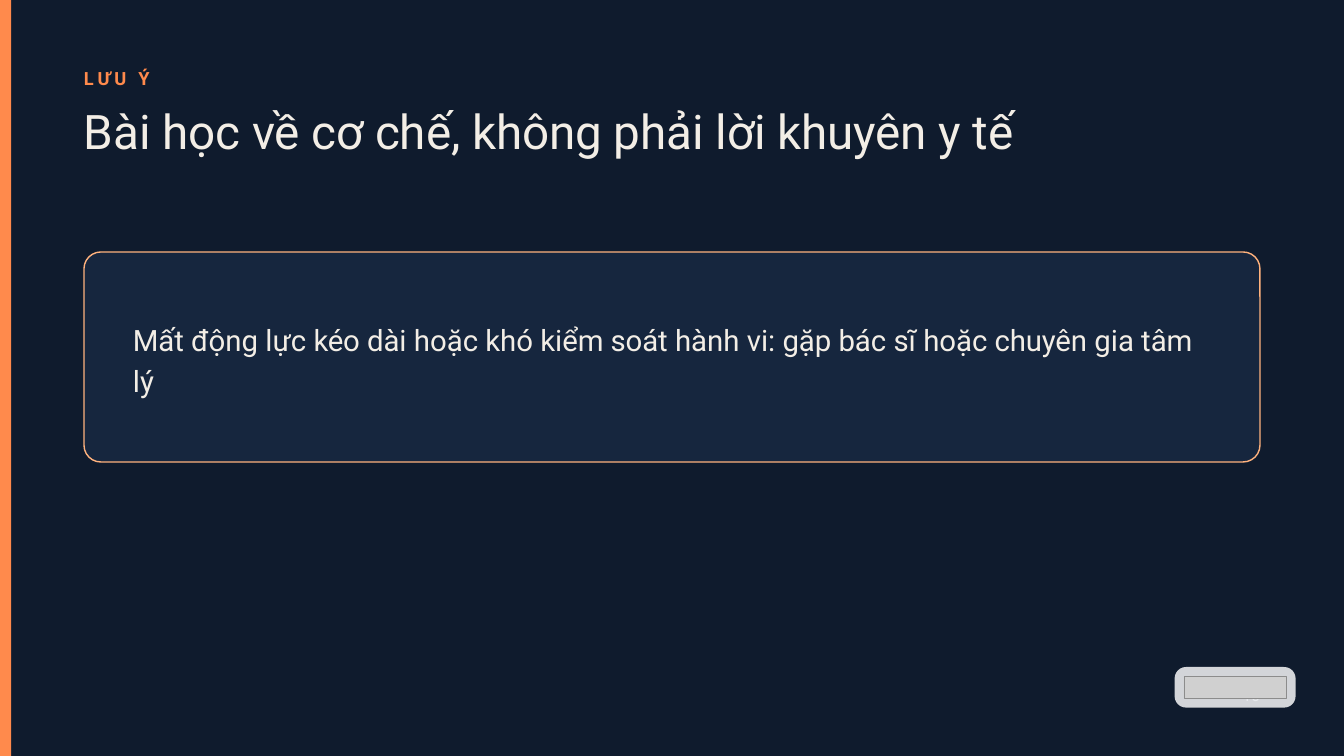
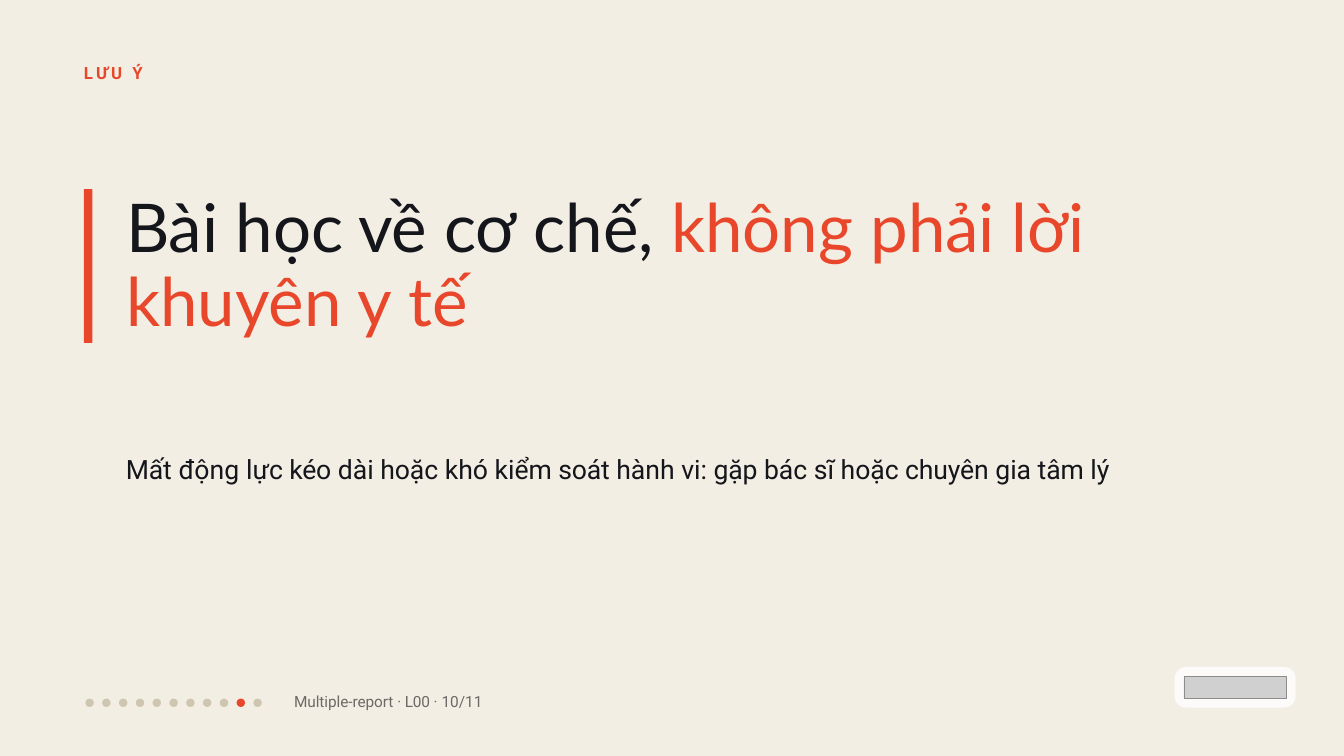
Before and after one commit to vohoailinh90/Multiple-report, a slide deck: slide 10 of lessons/L00/L00.pptx. Drawn at 1344x756 pixels with LibreOffice and Linux fonts; fonts in the diff are those of the drawing; grey boxes stand for pictures. Boxes give left, top, right and bottom in pixels: in the first picture for what was removed or moved away, otherwise in the second. Text is boxed around its words. In the diff, an @@ line names an element or a change of style, - is before the commit and + after.

```diff
--- a/lessons/L00/L00.pptx
+++ b/lessons/L00/L00.pptx
@@ background #0F1B2D to #F3EEE3 @@
@@ rectangle removed at box(0, 0, 11, 756) @@
@@ text "LƯU Ý" at box(84, 64, 142, 79): size 19.5 to 18 pt, text colour #FF8A4C to #E8472B; letter spacing 4.1 to 3.3 pt in "LƯU"; letter spacing 3.7 to 3 pt in "Ý" @@
@@ rectangle added at box(84, 189, 92, 343), fill #E8472B @@
@@ text "Bài học về cơ chế, ...": place and size @@
-text "Bài học về cơ chế, ..." at box(84, 110, 1014, 159)
+text "Bài học về cơ chế, ..." at box(126, 198, 1084, 338)
@@ text "Bài học về cơ chế, ..." at box(126, 198, 1084, 338): size 51 to 72 pt, font Roboto to Lato; text colour #F3EEE6 to #14161C in "Bài học về cơ chế,"; text colour #F3EEE6 to #E8472B in "không phải lời khuyên y tế"; letter spacing 0.1 to 0 pt in "Bài"; letter spacing -0.2 to 0 pt in "học cơ không"; letter spacing -0.5 to -0.7 pt in "về"; letter spacing -0.1 to 0 pt in "phải"; letter spacing 0.1 to -0.4 pt in "lời"; letter spacing -0.3 to 0 pt in "khuyên"; letter spacing -0.1 to -0.3 pt in "tế"; line spacing 1 to 79.2pt @@
@@ rounded rectangle removed at box(84, 252, 1260, 462) @@
@@ text "Mất động lực kéo dài ...": place and size @@
-text "Mất động lực kéo dài ..." at box(133, 326, 1192, 399)
+text "Mất động lực kéo dài ..." at box(126, 457, 1109, 485)
@@ text "Mất động lực kéo dài ..." at box(126, 457, 1109, 485): size 31.5 to 28.5 pt, text colour #F3EEE6 to #14161C; letter spacing -0.1 to -0.2 pt in "Mất soát"; letter spacing 0 to 0.1 pt in "động"; line spacing 44.1pt to 38.5pt; vertical alignment middle to top @@
@@ ellipse added at box(85, 699, 93, 707), fill #CFC6B2 @@
@@ ellipse added at box(102, 699, 110, 707), fill #CFC6B2 @@
@@ ellipse added at box(119, 699, 127, 707), fill #CFC6B2 @@
@@ ellipse added at box(136, 699, 144, 707), fill #CFC6B2 @@
@@ ellipse added at box(153, 699, 161, 707), fill #CFC6B2 @@
@@ ellipse added at box(169, 699, 177, 707), fill #CFC6B2 @@
@@ ellipse added at box(186, 699, 194, 707), fill #CFC6B2 @@
@@ ellipse added at box(203, 699, 211, 707), fill #CFC6B2 @@
@@ ellipse added at box(220, 699, 228, 707), fill #CFC6B2 @@
@@ ellipse added at box(237, 699, 245, 707), fill #E8472B @@
@@ ellipse added at box(253, 699, 261, 707), fill #CFC6B2 @@
@@ text added at box(294, 695, 483, 710), 16.5 pt, text #6B6A66 @@
+Multiple-report · L00 · 10/11
@@ text removed at box(1243, 698, 1260, 699) @@
-10
```
Also in this commit, not shown: 9 other slides changed, 1 slide added, 1 slide removed, 6 other files.
